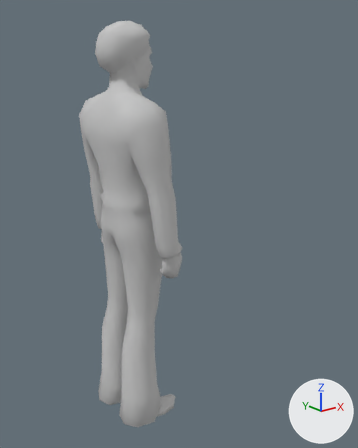
A saved change to the Blender file art/models/player.blend.
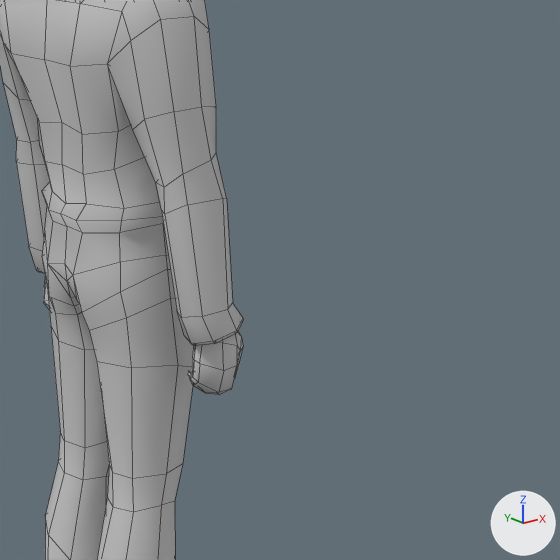
Old and new are each drawn whole from a camera (50 mm lens) standing at (-1.46, -2.19, 1.96) and looking at (0.3, 0.01, 1.08) and again close up on the part from 23% to 87% of the width and 26% to 77% of the height. The lights are fixed; the arrows at lower right show +X, +Y and +Z. The close-ups show mesh edges as thin lines.

The scene before the commit, as lines of its bpy script (objects in view):
```python
me_shoter = bpy.data.meshes.new('shoter')
me_shoter.from_pydata(...)  # 892 vertices, 940 faces, 1 loose edge; spans x -0.22..0.15, y -0.35..0.35, z 0.0..2.19
me_shoter.polygons.foreach_set('use_smooth', [True] * 940)
me_shoter.materials.append(mat_shoter)  # light grey #c9c9c9
ob_shoter = bpy.data.objects.new('shoter', me_shoter)
ob_shoter.location = (0.0, 0.0, 0.0)
```
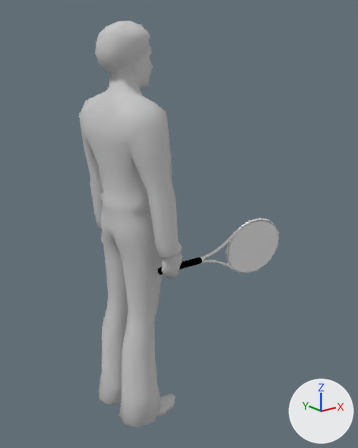
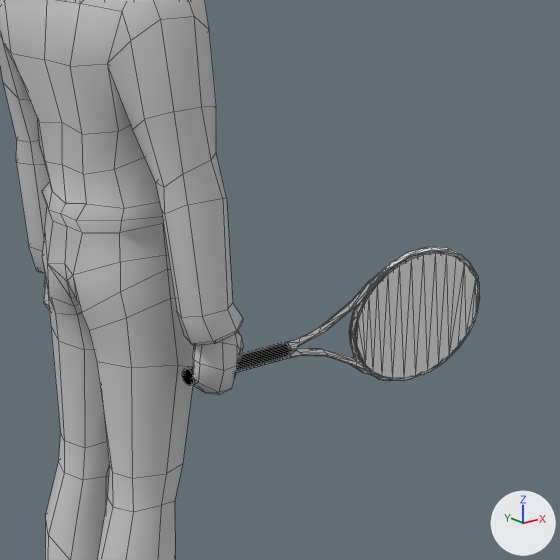
What differs and where, as boxes [x1, y1, x2, y2] in the close-ups (560 x 560 px):
'shoter', reshaped
    before: [0, 0, 243, 560]
    after: [0, 0, 479, 560]
part 1 of me_shoter, added
    after: [349, 247, 479, 381]
part 2 of me_shoter, added
    after: [286, 272, 381, 376]
part 3 of me_shoter, added (black)
    after: [182, 342, 291, 385]
part 4 of me_shoter, added
    after: [355, 252, 444, 364]
part 5 of me_shoter, added
    after: [356, 253, 478, 378]

What changed in the scene script:
```text
Add mat_raquet_hang:
    mat_raquet_hang = diffuse_material('raquet_hang')
    mat_raquet_hang.base_color = (0.0, 0.0, 0.0)  # black #000000
Add mat_raquet_in:
    mat_raquet_in = diffuse_material('raquet_in')
    mat_raquet_in.base_color = (0.8, 0.8, 0.8)  # white #e7e7e7
Add mat_raquet_out:
    mat_raquet_out = diffuse_material('raquet_out')
    mat_raquet_out.base_color = (0.8, 0.8, 0.8)  # white #e7e7e7
Change me_shoter:
    used by ob_shoter; location = (0.0, 0.0, 0.0)
    remove me_shoter.from_pydata(...)  # 892 vertices, 940 faces, 1 loose edge; spans x -0.22..0.15, y -0.35..0.35, z 0.0..2.19
    add me_shoter.from_pydata(...)  # 1275 vertices, 1419 faces, 6 loose edges; spans x -0.22..0.86, y -0.35..0.35, z 0.0..2.19
    me_shoter part 1: a new loose piece of 135 vertices spanning x 0.41..0.86, y -0.3..-0.28, z 0.79..1.12, in mat_raquet_out (white #e7e7e7)
    me_shoter part 2: a new loose piece of 120 vertices spanning x 0.21..0.52, y -0.3..-0.27, z 0.82..1.1, in mat_raquet_out (white #e7e7e7)
    me_shoter part 3: a new loose piece of 64 vertices spanning x -0.06..0.21, y -0.3..-0.27, z 0.95..0.99, in mat_raquet_hang (black #000000)
    me_shoter part 4: a new loose piece of 32 vertices spanning x 0.42..0.85, y -0.28, z 0.8..1.11, in mat_raquet_in (white #e7e7e7)
    me_shoter part 5: a new loose piece of 32 vertices spanning x 0.42..0.85, y -0.3, z 0.8..1.11, in mat_raquet_in (white #e7e7e7)
    add me_shoter.materials.append(mat_raquet_in)  # white #e7e7e7
    add me_shoter.materials.append(mat_raquet_hang)  # black #000000
    add me_shoter.materials.append(mat_raquet_out)  # white #e7e7e7
```
